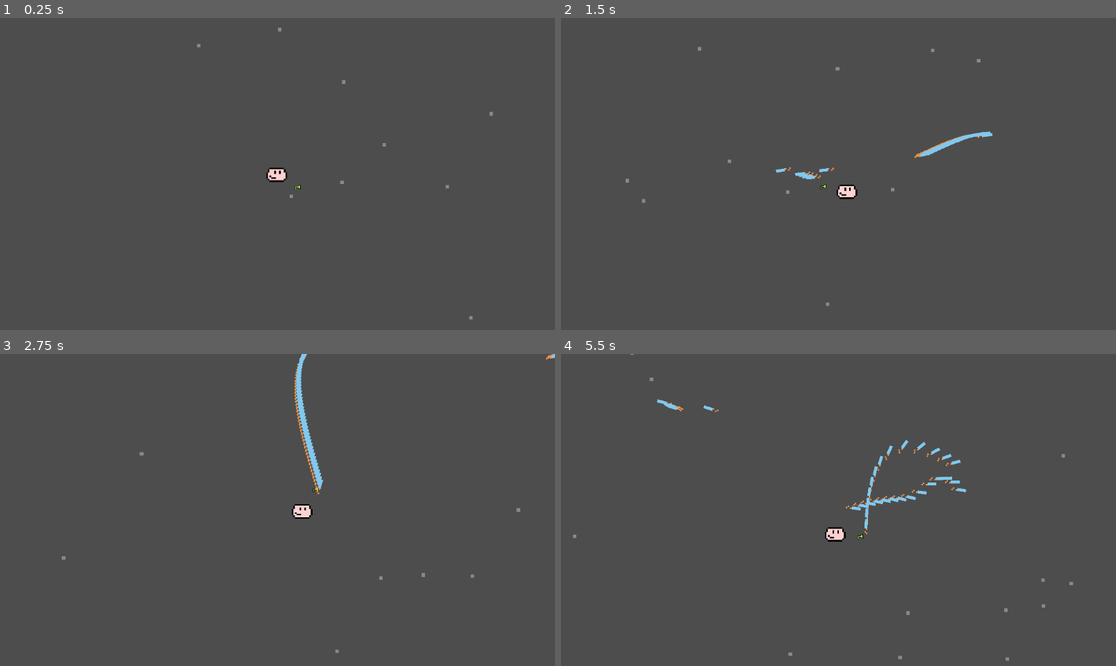
Above: before the commit, frames 1-4 (two rows, left to right).
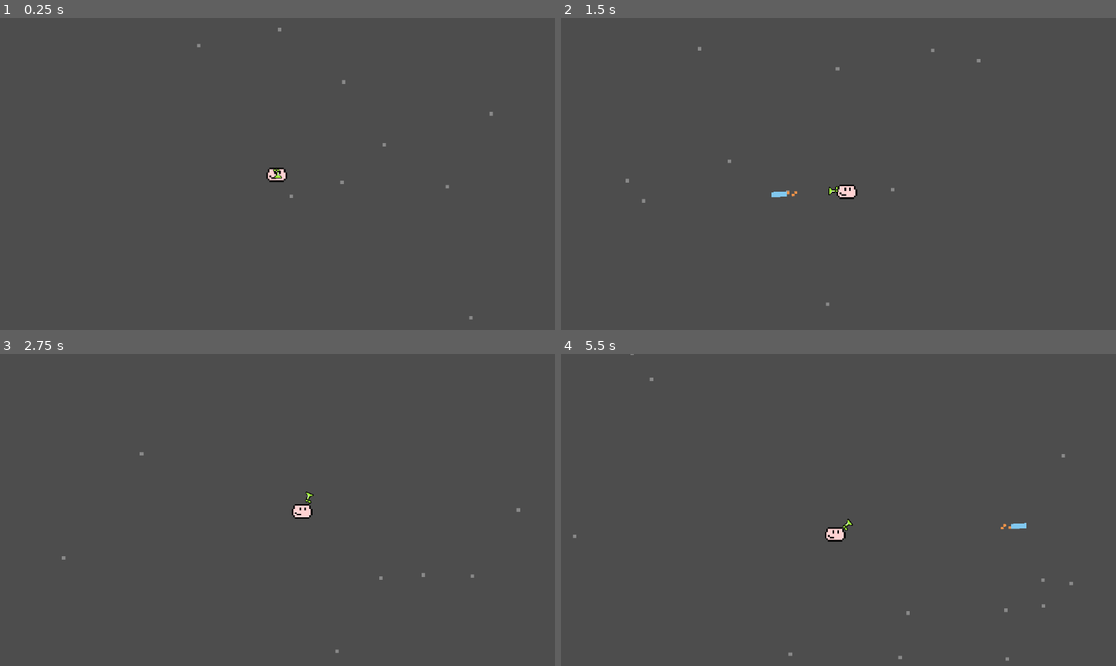
Above: after the commit, the same moments.

Repository: S0nter/azamnoyer
Game: Godot game, scene res://scenes/Main.tscn
Same seed, same stepped clock (60 frames per second), same inputs: the game is played once before the commit and once after it.
Inputs (mouse positions are in pixels of both pictures, inside the frame that each line leads up to):
- Up to frame 1 (0.25 s): no input
- Up to frame 2 (1.5 s): tap Enter at 0.5 s; move the mouse to (960, 158) at 0.52 s; hold D (right) 0.53-1.28 s; hold Space (shoot) 0.53-1.28 s; move the mouse to (727, 189) at 1.27 s; hold S (down) from 1.28 s (still down); tap Space (shoot) at 1.35 s
- Up to frame 3 (2.75 s): move the mouse to (333, 441) at 2.02 s; release S (down) at 2.03 s; hold D (right) from 2.03 s (still down); hold Space (shoot) from 2.03 s (still down)
- Up to frame 4 (5.5 s): move the mouse to (810, 572) at 2.77 s; release D (right) at 2.78 s; release Space (shoot) at 2.78 s; hold W (up) 2.78-3.53 s; tap Space (shoot) at 2.85, 4.35 s; move the mouse to (1005, 556) at 3.52 s; hold Space (shoot) 3.53-4.28 s; hold A (left) 3.53-5.03 s; move the mouse to (672, 463) at 4.27 s; move the mouse to (866, 510) at 5.02 s; hold S (down) from 5.03 s (still down); hold Space (shoot) from 5.03 s (still down)

The runs differ from the first frame. In frame 1, less than 0.1% of the frame differs, in the area x 49-55%, y 48-56%; in frame 2, 0.5%; in frame 3, 0.6%; in frame 4, 0.8%, in the area x 17-84%, y 14-60%.

Commit message:
Fix gun rotation

Diff:
--- a/scenes/Main.tscn
+++ b/scenes/Main.tscn
@@ -22,8 +22,10 @@
 anchors_preset = 2
 anchor_top = 1.0
 anchor_bottom = 1.0
-offset_top = -648.0
-offset_right = 1152.0
+offset_left = 3.0
+offset_top = -647.0
+offset_right = 1155.0
+offset_bottom = 1.0
 grow_vertical = 0
 size_flags_horizontal = 0
 size_flags_vertical = 10
@@ -31,8 +33,8 @@
 
 [node name="up" type="TouchScreenButton" parent="UI/Control"]
 texture_filter = 1
-position = Vector2(152, 363)
-scale = Vector2(10, 10)
+position = Vector2(220, 225)
+scale = Vector2(5, 5)
 texture_normal = ExtResource("1_ui35r")
 texture_pressed = ExtResource("2_xn0a4")
 passby_press = true
@@ -41,9 +43,9 @@
 
 [node name="down" type="TouchScreenButton" parent="UI/Control"]
 texture_filter = 1
-position = Vector2(281, 628)
+position = Vector2(286, 356)
 rotation = 3.14159
-scale = Vector2(10, 10)
+scale = Vector2(5, 5)
 texture_normal = ExtResource("1_ui35r")
 texture_pressed = ExtResource("2_xn0a4")
 passby_press = true
@@ -52,9 +54,9 @@
 
 [node name="left" type="TouchScreenButton" parent="UI/Control"]
 texture_filter = 1
-position = Vector2(16, 625)
+position = Vector2(156, 354)
 rotation = -1.57079
-scale = Vector2(10, 10)
+scale = Vector2(5, 5)
 texture_normal = ExtResource("1_ui35r")
 texture_pressed = ExtResource("2_xn0a4")
 passby_press = true
@@ -63,9 +65,9 @@
 
 [node name="right" type="TouchScreenButton" parent="UI/Control"]
 texture_filter = 1
-position = Vector2(418, 500)
+position = Vector2(354, 293)
 rotation = 1.57079
-scale = Vector2(10, 10)
+scale = Vector2(5, 5)
 texture_normal = ExtResource("1_ui35r")
 texture_pressed = ExtResource("2_xn0a4")
 passby_press = true
@@ -73,6 +75,7 @@
 visibility_mode = 1
 
 [node name="Player" parent="." instance=ExtResource("3_o3mnl")]
+z_index = 1
 position = Vector2(80, 45)
 
 [node name="Ash particles" type="CPUParticles2D" parent="Player"]
--- a/scenes/Player.tscn
+++ b/scenes/Player.tscn
@@ -23,6 +23,7 @@
 shape = SubResource("1")
 
 [node name="Gun" type="Sprite2D" parent="."]
+z_index = 1
 texture_filter = 1
 position = Vector2(29, 27)
 scale = Vector2(1.70167, 1.70167)
@@ -30,5 +31,5 @@
 script = ExtResource("4_50ywi")
 
 [node name="Muzzle" type="Marker2D" parent="Gun"]
-position = Vector2(11.7532, -1.17532)
+position = Vector2(5.28892, -0.587658)
 scale = Vector2(0.587659, 0.587659)
--- a/scenes/bullet.tscn
+++ b/scenes/bullet.tscn
@@ -8,9 +8,14 @@
 #@export var Bullet : PackedScene
 
 var speed = 750
+const life = 4  # seconds before dying
+var time = 0
 
 func _physics_process(delta):
 	position += transform.x * speed * delta
+	time += delta
+	if time >= life:
+		queue_free()
 
 func _on_Bullet_body_entered(body):
 	if body.is_in_group(\"mobs\"):
--- a/scripts/Gun.gd
+++ b/scripts/Gun.gd
@@ -1,6 +1,14 @@
 extends Sprite2D
 
+var fun_allowed = false
+
 @onready var player: CharacterBody2D = $"../../Player"
+@onready var end_of_gun = $"Muzzle"
+
+var Bullet = preload("res://scenes/bullet.tscn")
+
+var aim_point = Vector2()
+const offset_of_player = 30
 
 
 # Called when the node enters the scene tree for the first time.
@@ -9,16 +17,30 @@
 
 
 func _process(delta):
-	#look_at(get_global_mouse_position())
+	var mouse = get_global_mouse_position()
+	if Input.is_action_just_pressed("shoot") and not fun_allowed or \
+		fun_allowed and Input.is_action_pressed("shoot"):
+		shoot()
 
 	# FIXME: we should rotate around player and look at mouse
-	const offset_of_player = Vector2(50, 10)
-	global_transform = player.global_transform * Transform2D().translated(offset_of_player.rotated(get_angle_to(get_global_mouse_position())))
+	#global_transform = player.global_transform * Transform2D().translated(offset_of_player.rotated(get_angle_to(get_global_mouse_position())))
+	#global_position = get_global_mouse_position()
+	if distance(mouse, player.global_position) <= offset_of_player:
+		global_position = mouse
+		aim_point = player.position
+	else:
+		global_position = player.global_position + (mouse - player.global_position).normalized() * offset_of_player
+		aim_point = mouse
+	look_at(aim_point)
 
-## Called every frame. 'delta' is the elapsed time since the previous frame.
-#func _process(delta):
-	#
-	##rotate_object_local(Vector2(1, 0), 0.1)
-	##rotate_toward()
-	##position = $Player.position + (position - $Player.position)
-	#look_at(get_global_mouse_position())
+
+func distance(vec1, vec2):
+	vec1 -= vec2
+	return sqrt(vec1.x ** 2 + vec1.y ** 2)
+
+
+func shoot():
+	var bullet = Bullet.instantiate()
+	owner.add_child(bullet)
+	bullet.global_transform = end_of_gun.global_transform
+	bullet.look_at(aim_point)
--- a/scripts/Player.gd
+++ b/scripts/Player.gd
@@ -1,11 +1,6 @@
 extends CharacterBody2D
 
-
-var Bullet = preload("res://scenes/bullet.tscn")
 @export var speed = 250
-
-@onready var end_of_gun = $"Gun/Muzzle"
-
 
 func _ready() -> void:
 	pass # Replace with function body.
@@ -14,6 +9,7 @@
 func _process(delta: float) -> void:
 	var movement_direction := Vector2.ZERO
 
+	# FIXME: normalize this:
 	if Input.is_action_pressed("up"):
 		movement_direction.y = -1
 	if Input.is_action_pressed("down"):
@@ -22,21 +18,10 @@
 		movement_direction.x = -1
 	if Input.is_action_pressed("right"):
 		movement_direction.x = 1
-	if Input.is_action_pressed("shoot"):
-		shoot()
+
 
 	movement_direction = movement_direction.normalized()
 	velocity = movement_direction * speed
 	move_and_slide()
 
 	#look_at(get_global_mouse_position())
-
-#func _unhandled_input(event: InputEvent) -> void:
-
-
-
-func shoot():
-	var bullet = Bullet.instantiate()
-	owner.add_child(bullet)
-	bullet.transform = end_of_gun.global_transform
-	bullet.look_at(get_global_mouse_position())
--- /dev/null
+++ b/ui.tscn
@@ -0,0 +1,57 @@
+[gd_scene load_steps=3 format=3 uid="uid://lh4mt8f7xqlh"]
+
+[ext_resource type="Texture2D" uid="uid://bgu0hhrknrnmu" path="res://arrow_ui.png" id="1_ownvc"]
+[ext_resource type="Texture2D" uid="uid://cum12osav6u0k" path="res://arrow_ui_pressed.png" id="2_s1ctc"]
+
+[node name="Control" type="Control"]
+layout_direction = 2
+layout_mode = 3
+anchors_preset = 2
+anchor_top = 1.0
+anchor_bottom = 1.0
+grow_vertical = 0
+
+[node name="CanvasLayer" type="CanvasLayer" parent="."]
+
+[node name="TouchScreenButton" type="TouchScreenButton" parent="CanvasLayer"]
+texture_filter = 1
+position = Vector2(466, 451)
+rotation = 1.57079
+scale = Vector2(10, 10)
+texture_normal = ExtResource("1_ownvc")
+texture_pressed = ExtResource("2_s1ctc")
+passby_press = true
+action = "right"
+visibility_mode = 1
+
+[node name="TouchScreenButton4" type="TouchScreenButton" parent="CanvasLayer"]
+texture_filter = 1
+position = Vector2(64, 576)
+rotation = -1.57079
+scale = Vector2(10, 10)
+texture_normal = ExtResource("1_ownvc")
+texture_pressed = ExtResource("2_s1ctc")
+passby_press = true
+action = "left"
+visibility_mode = 1
+
+[node name="TouchScreenButton2" type="TouchScreenButton" parent="CanvasLayer"]
+texture_filter = 1
+position = Vector2(329, 579)
+rotation = 3.14159
+scale = Vector2(10, 10)
+texture_normal = ExtResource("1_ownvc")
+texture_pressed = ExtResource("2_s1ctc")
+passby_press = true
+action = "down"
+visibility_mode = 1
+
+[node name="TouchScreenButton3" type="TouchScreenButton" parent="CanvasLayer"]
+texture_filter = 1
+position = Vector2(200, 314)
+scale = Vector2(10, 10)
+texture_normal = ExtResource("1_ownvc")
+texture_pressed = ExtResource("2_s1ctc")
+passby_press = true
+action = "up"
+visibility_mode = 1
